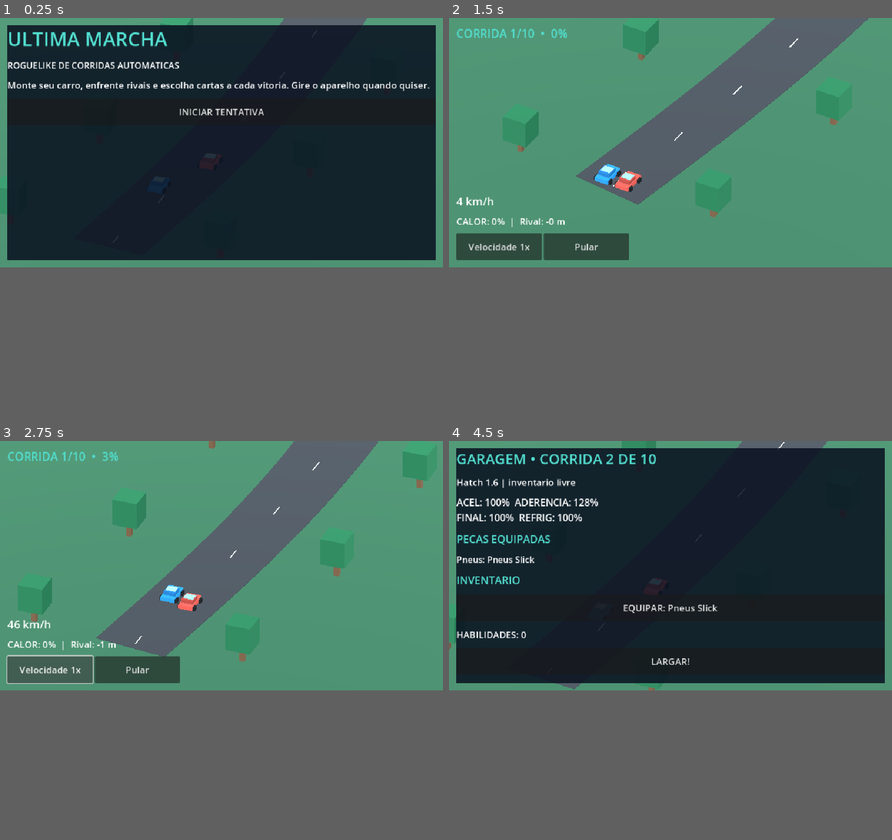
Above: before the commit, frames 1-4 (two rows, left to right).
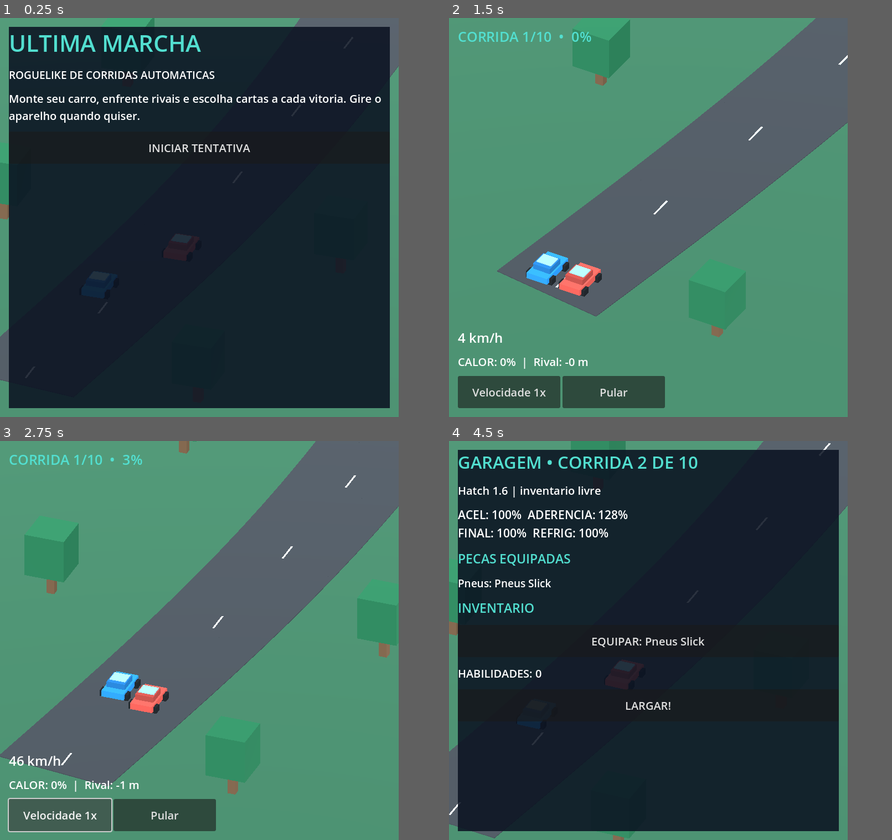
Above: after the commit, the same moments.

Repository: Azidales/Ultima-Marcha
Game: Godot game, scene res://scenes/main.tscn
Two runs of this game, one before a commit and one after it. Both use one fixed random seed, a clock stepped at 60 frames per second and the inputs below.
Inputs:
- Up to frame 1 (0.25 s): no input
- Up to frame 2 (1.5 s): click "INICIAR TENTATIVA" at 0.5 s; click "LARGAR!" at 1.25 s
- Up to frame 3 (2.75 s): click "Velocidade 1x" at 2 s
- Up to frame 4 (4.5 s): click "Pular" at 2.75 s; click "ESCOLHER CARTA" at 3.5 s; click "ESCOLHER Pneus Slick" at 4.25 s
In our replay, the window is 800x450 before the commit and 720x720 after it. These sizes can differ from the game's own. Grey fills any space a smaller window leaves; there, only what the larger window draws over its background counts as a difference.

The runs differ from the first frame. In frame 1, 13% of the frame differs, in the area x 0-100%, y 0-100%; in frame 2, 29%; in frame 3, 32%, in the area x 0-97%, y 0-99%; in frame 4, 14%.

Commit message:
fix(android): adapt viewport to portrait and landscape without letterboxing

Diff:
--- a/project.godot
+++ b/project.godot
@@ -7,9 +7,10 @@
 config/features=PackedStringArray("4.5", "GL Compatibility")
 
 [display]
-window/size/viewport_width=960
-window/size/viewport_height=540
+window/size/viewport_width=720
+window/size/viewport_height=720
 window/stretch/mode="canvas_items"
+window/stretch/aspect="expand"
 window/handheld/orientation=6
 
 [rendering]
